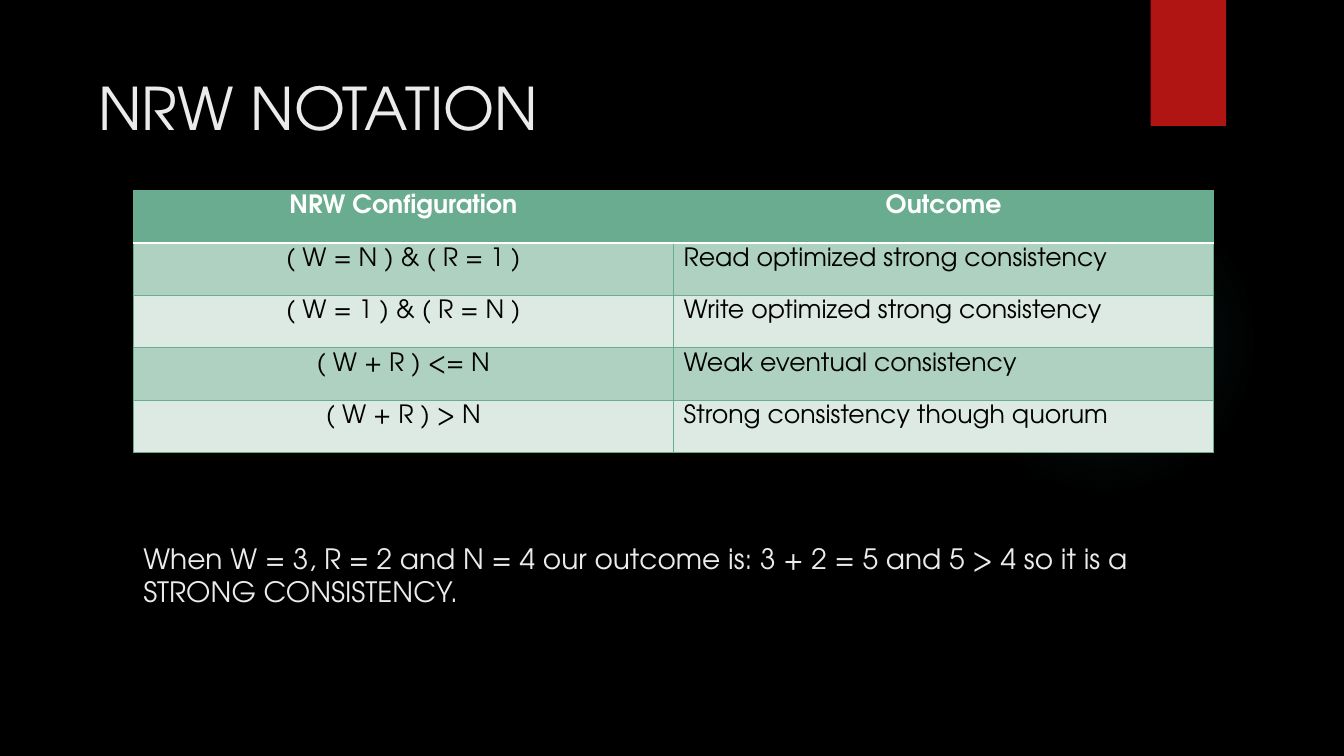
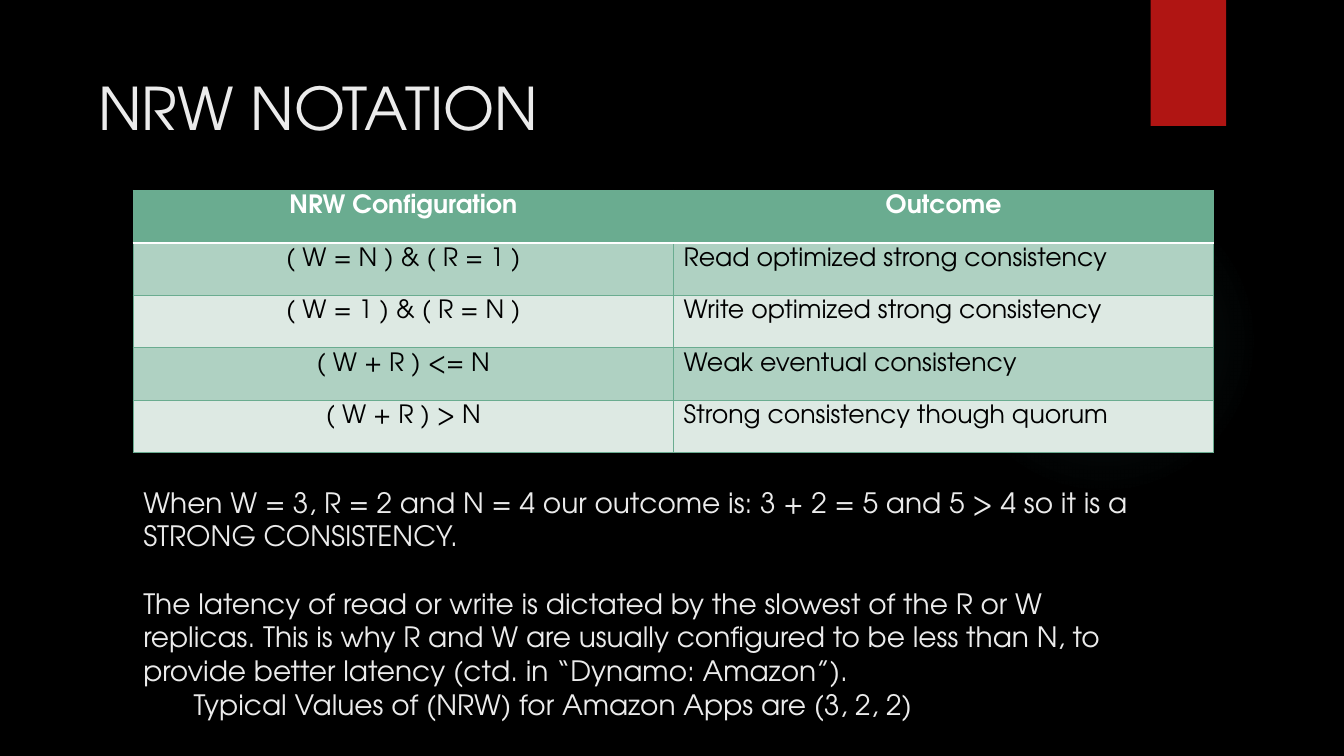
Before and after one commit to MaxWOU/cs364pptx, a slide deck: slide 4 of group6slidshow.pptx (slide 6 before the commit). Drawn at 1344x756 pixels with LibreOffice and Linux fonts; fonts in the diff are those of the drawing; background and template pictures are left out. Boxes give left, top, right and bottom in pixels: in the first picture for what was removed or moved away, otherwise in the second. Text is boxed around its words. In the diff, an @@ line names an element or a change of style, - is before the commit and + after.

```diff
--- a/group6slidshow.pptx
+++ b/group6slidshow.pptx
@@ title at (x1=143, y1=492, x2=1127, y2=721): text changed @@
-When W = 3, R = 2 and N = 4 our outcome is: 3 + 2 = 5 and 5 > 4 so it is a STRONG CONSISTENCY.
+When W = 3, R = 2 and N = 4 our outcome is: 3 + 2 = 5 and 5 > 4 so it is a STRONG CONSISTENCY.
+The latency of read or write is dictated by the slowest of the R or W replicas. This is why R and W are usually configured to be less than N, to provide better latency (ctd. in “Dynamo: Amazon”).
+Typical Values of (NRW) for Amazon Apps are (3, 2, 2)
```
Also in this commit, not shown: 7 slides removed.
